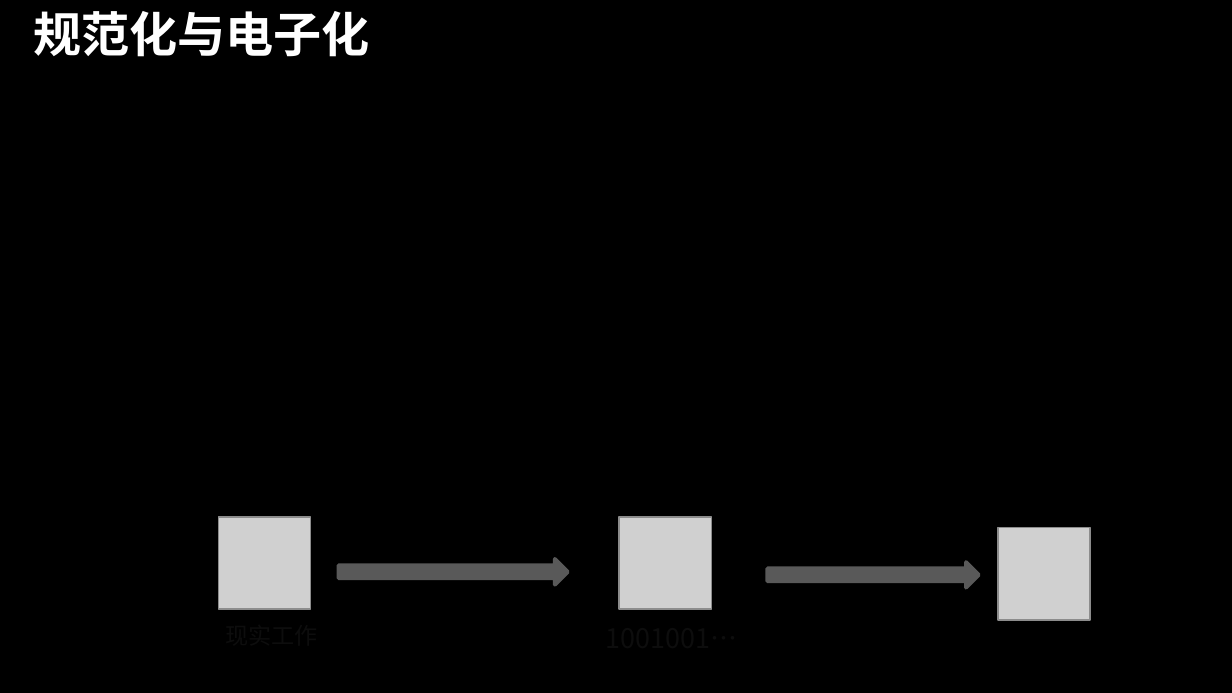
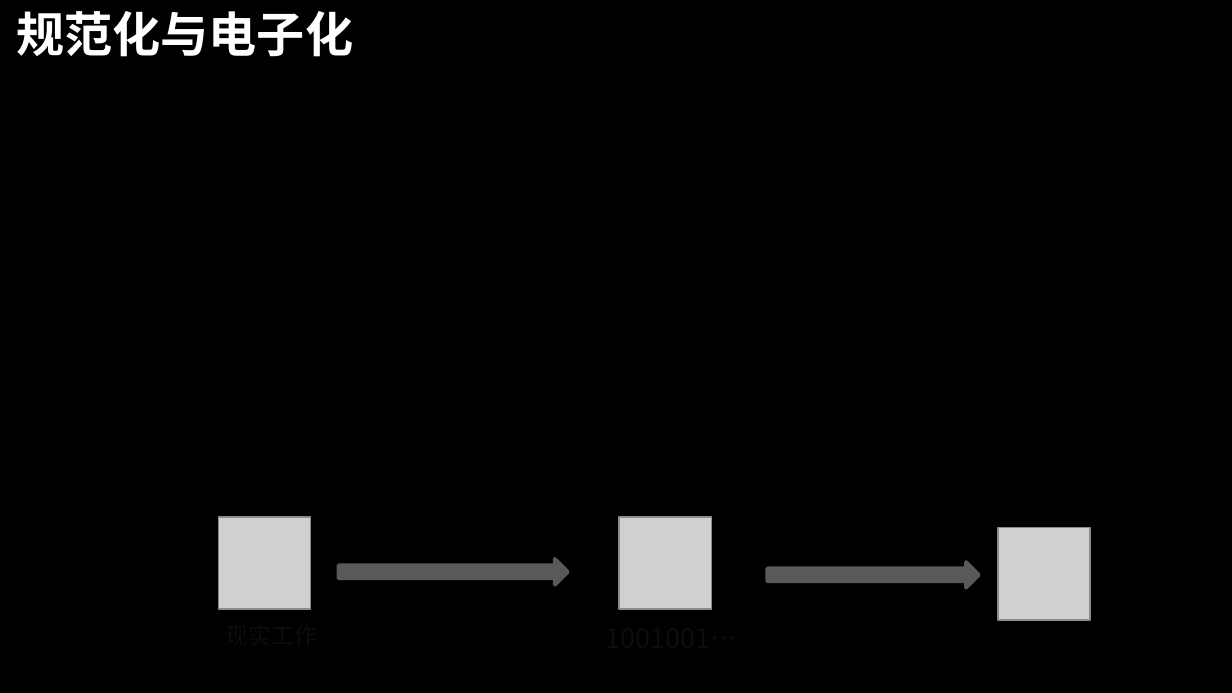
Before and after one commit to dislin/MyProject, a slide deck: slide 4 of Sinopec/Document/你的ERP.pptx. Drawn at 1232x693 pixels with LibreOffice and Linux fonts; fonts in the diff are those of the drawing; grey boxes stand for pictures; background and template pictures are left out. Boxes give left, top, right and bottom in pixels: in the first picture for what was removed or moved away, otherwise in the second. Text is boxed around its words. In the diff, an @@ line names an element or a change of style, - is before the commit and + after.

Commit message:
updated and added more

```diff
--- a/Sinopec/Document/你的ERP.pptx
+++ b/Sinopec/Document/你的ERP.pptx
@@ title "规范化与电子化" moved from (x1=33, y1=11, x2=369, y2=57) to (x1=17, y1=11, x2=353, y2=57) @@
```
Also in this commit, not shown: 13 other slides changed, 4 slides added.
